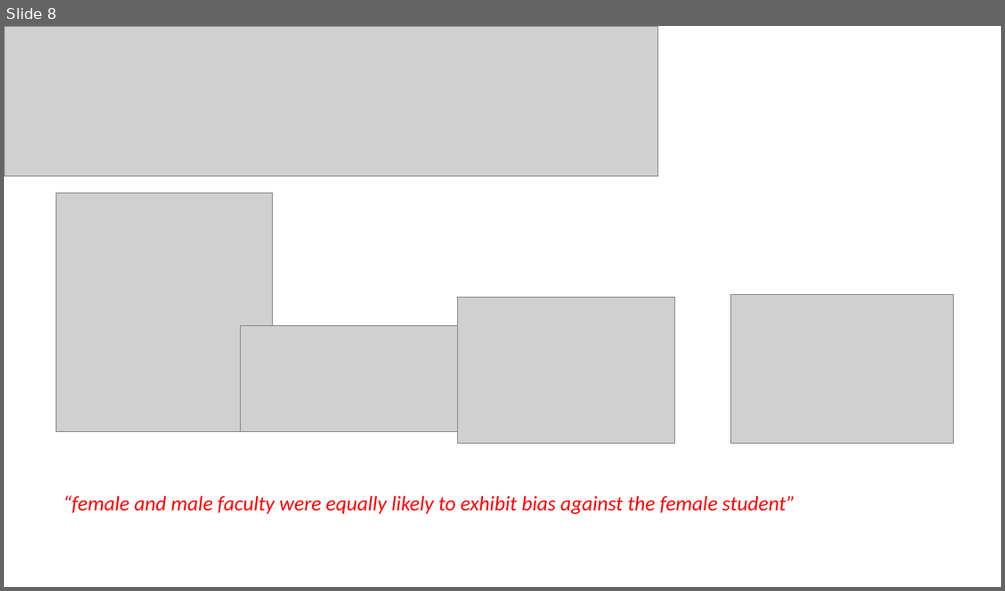
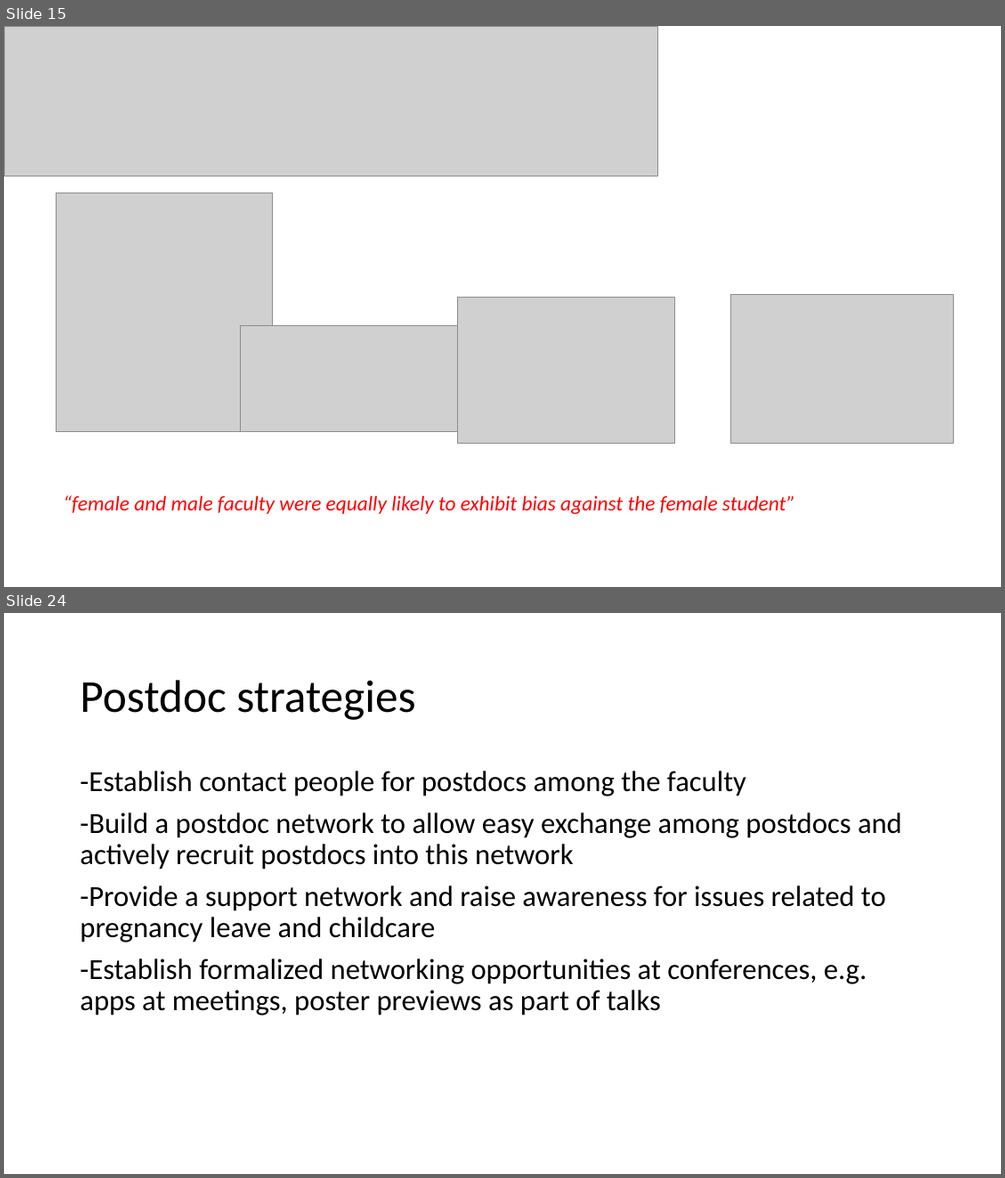
Before and after one commit to JoeyBernhardt/GRC-power-hour, a slide deck: presentations/GRC-power-hour.pptx. Shown one above the other, each under a label of ours: slide 8 before the commit, slides 15 and 24 after it; the slides between them are not shown. The pictures are 1005x591 and 1005x1178 pixels, drawn with LibreOffice and Linux fonts; fonts in the diff are those of the drawing; grey boxes stand for pictures. Boxes give left, top, right and bottom in pixels: in the first picture for what was removed or moved away, otherwise in the second. Text is boxed around its words. In the diff, an @@ line names an element or a change of style, - is before the commit and + after.

```diff
--- a/presentations/GRC-power-hour.pptx
+++ b/presentations/GRC-power-hour.pptx
@@ slide 24 added at [4,613,1001,1174], background #FFFFFF @@
@@ title added at [80,680,415,720], 44 pt, text #000000 @@
+Postdoc strategies
@@ text added at [80,771,902,1015], 28 pt, text #000000 @@
+-Establish contact people for postdocs among the faculty
+-Build a postdoc network to allow easy exchange among postdocs and actively recruit postdocs into this network
+-Provide a support network and raise awareness for issues related to pregnancy leave and childcare
+-Establish formalized networking opportunities at conferences, e.g. apps at meetings, poster previews as part of talks
@@ what was slide 8 is now slide 15 @@
```
Also in this commit, not shown: 4 slides changed, 18 other slides added, 3 other files.
